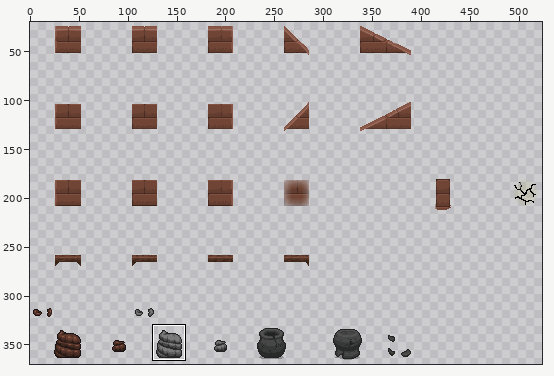
Two versions of one sprite sheet, resources/gfx/fakegrid/tutorial.png. The first picture is a wide view before the edit; the outline marks the close-up.
Close-up. Old version:
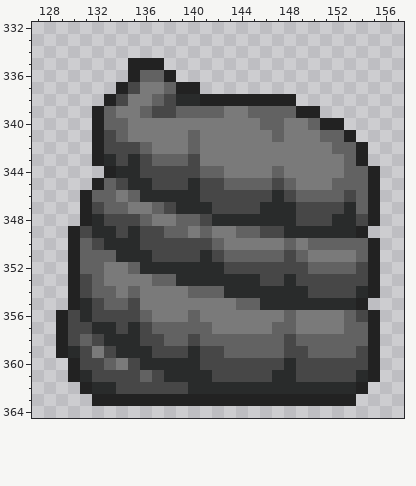
The file is 572x390 pixels. Pixels under 10% opacity are left out. Colours within 5 levels of each other are drawn and written as one. Shown: x 127..157, y 332..364. The wide view leaves out empty margins.
After:
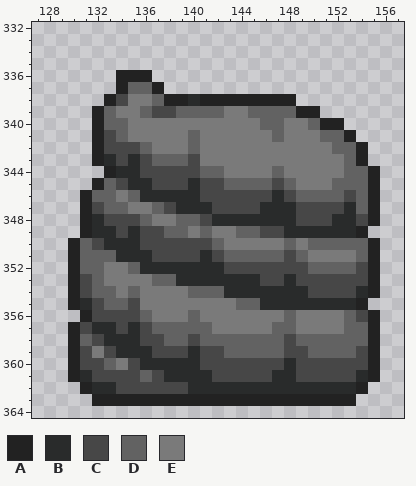
Palette (. is transparent): A #222222  B #292b2b  C #474747  D #626262  E #7a7a7a
Difference:
{"y":335,"x":135,"old":"AAA","new":"..."}
{"y":336,"x":134,"old":".","new":"A"}
{"y":336,"x":136,"old":"DDA","new":"A.."}
{"y":337,"x":135,"old":"CEEDAA","new":"DDA..."}
{"y":338,"x":138,"old":"CB","new":"AA"}
{"y":349,"x":130,"old":"AC","new":".A"}
{"y":356,"x":129,"old":"ACB","new":"..A"}
{"y":357,"x":129,"old":"AC","new":".A"}
{"y":358,"x":129,"old":"AC","new":".A"}
{"y":359,"x":129,"old":"AB","new":".A"}
{"label":"changed","picture_box":[116,58,200,106]}
{"label":"changed","picture_box":[68,226,92,238]}
{"label":"changed","picture_box":[56,310,92,358]}
